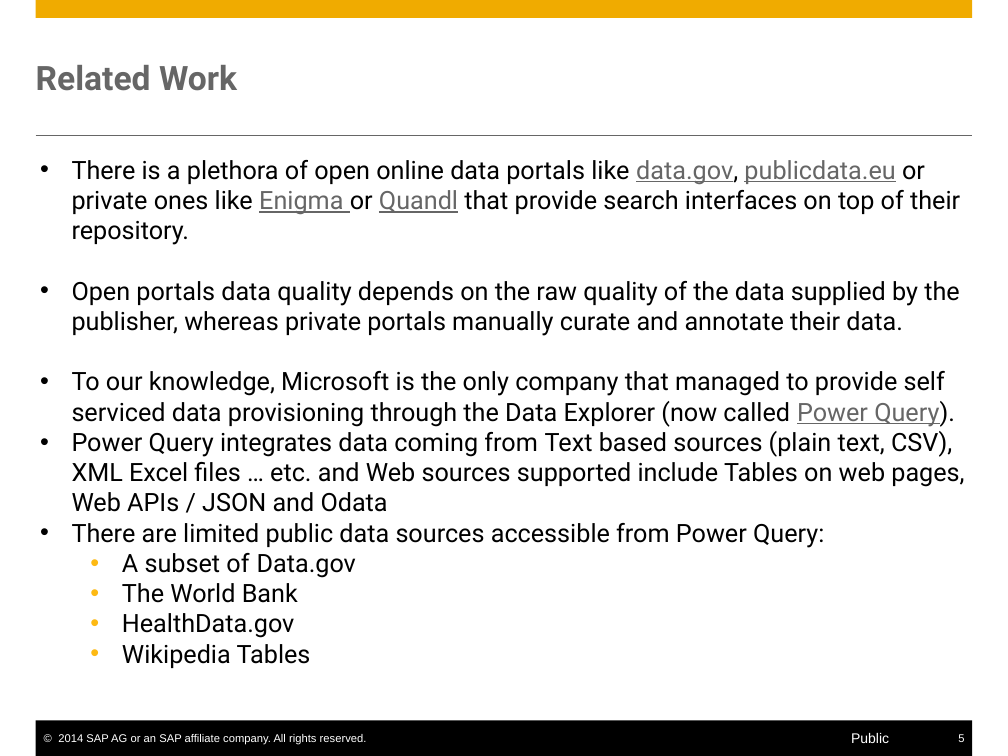
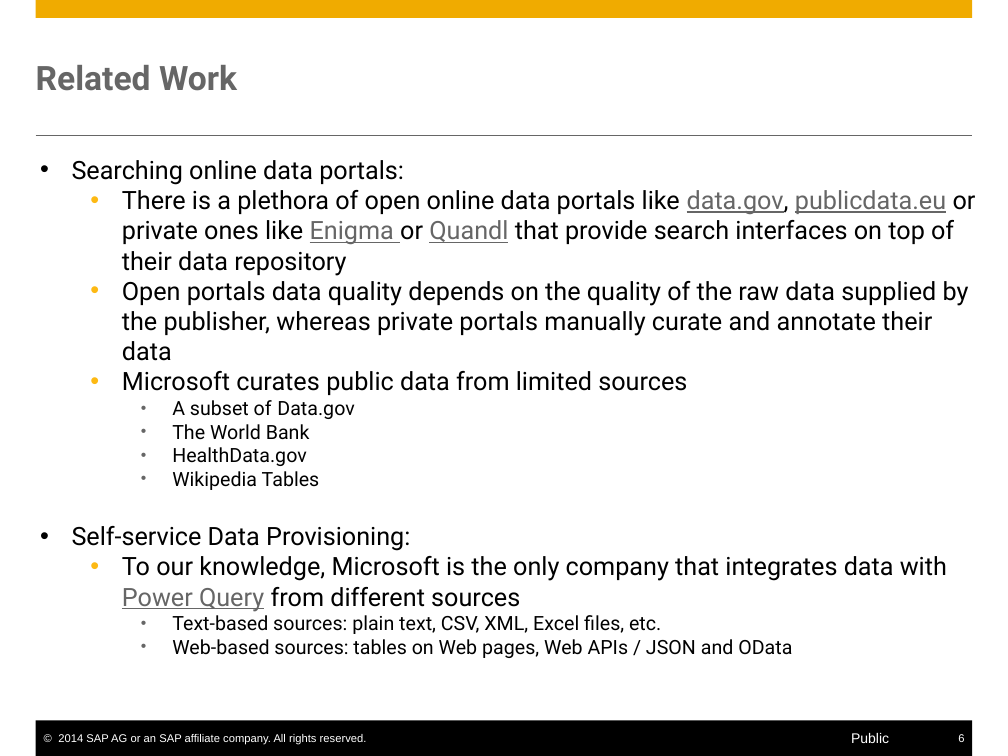
Before and after one commit to S-c-H-i-Z-o/PhD, a slide deck: slide 6 of Progress Reports CIFRE & Workplans/PhD Interim Report/presentation/Self-Service Data Provisioning through Semantic Enrichment of Data.pptx (slide 5 before the commit). Drawn at 1008x756 pixels with LibreOffice and Linux fonts; fonts in the diff are those of the drawing. Boxes give left, top, right and bottom in pixels: in the first picture for what was removed or moved away, otherwise in the second. Text is boxed around its words. In the diff, an @@ line names an element or a change of style, - is before the commit and + after.

```diff
--- a/Progress Reports CIFRE & Workplans/PhD Interim Report/presentation/Self-Service Data Provisioning through Semantic Enrichment of Data.pptx
+++ b/Progress Reports CIFRE & Workplans/PhD Interim Report/presentation/Self-Service Data Provisioning through Semantic Enrichment of Data.pptx
@@ text at [72,160,976,395]: text changed @@
-• There is a plethora of open online data portals like data.gov, publicdata.eu or private ones like Enigma or Quandl that provide search interfaces on top of their repository.
-• Open portals data quality depends on the raw quality of the data supplied by the publisher, whereas private portals manually curate and annotate their data.
-• To our knowledge, Microsoft is the only company that managed to provide self serviced data provisioning through the Data Explorer (now called Power Query).
-• Power Query integrates data coming from Text based sources (plain text, CSV), XML Excel files … etc. and Web sources supported include Tables on web pages, Web APIs / JSON and Odata
-• There are limited public data sources accessible from Power Query:
+• Searching online data portals:
+  • There is a plethora of open online data portals like data.gov, publicdata.eu or private ones like Enigma or Quandl that provide search interfaces on top of their data repository
+  • Open portals data quality depends on the quality of the raw data supplied by the publisher, whereas private portals manually curate and annotate their data
+  • Microsoft curates public data from limited sources
@@ text at [172,400,354,490]: size 18 to 14 pt in "A subset of Data.gov", "The World Bank", "HealthData.gov", "Wikipedia Tables"; list level 2 to 3 in "A subset of Data.gov"; bullet colour #FDB913 to #666666; list level 2 to 3 in "The World Bank"; list level 2 to 3 in "HealthData.gov"; list level 2 to 3 in "Wikipedia Tables" @@
@@ text at [72,526,947,634]: paragraphs added @@
+• Self-service Data Provisioning:
+  • To our knowledge, Microsoft is the only company that integrates data with Power Query from different sources
+    • Text-based sources: plain text, CSV, XML, Excel files, etc.
+    • Web-based sources: tables on Web pages, Web APIs / JSON and OData
```
Also in this commit, not shown: 16 other slides changed, 17 slides added, 3 slides removed, 23 other files.
